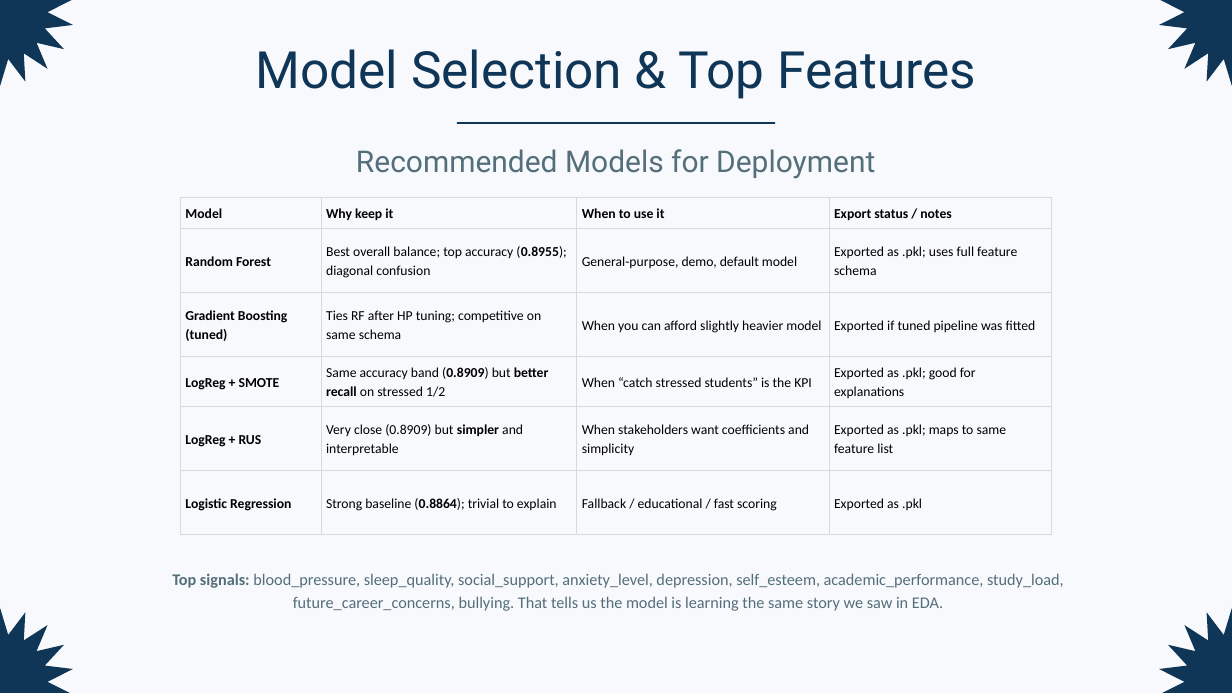
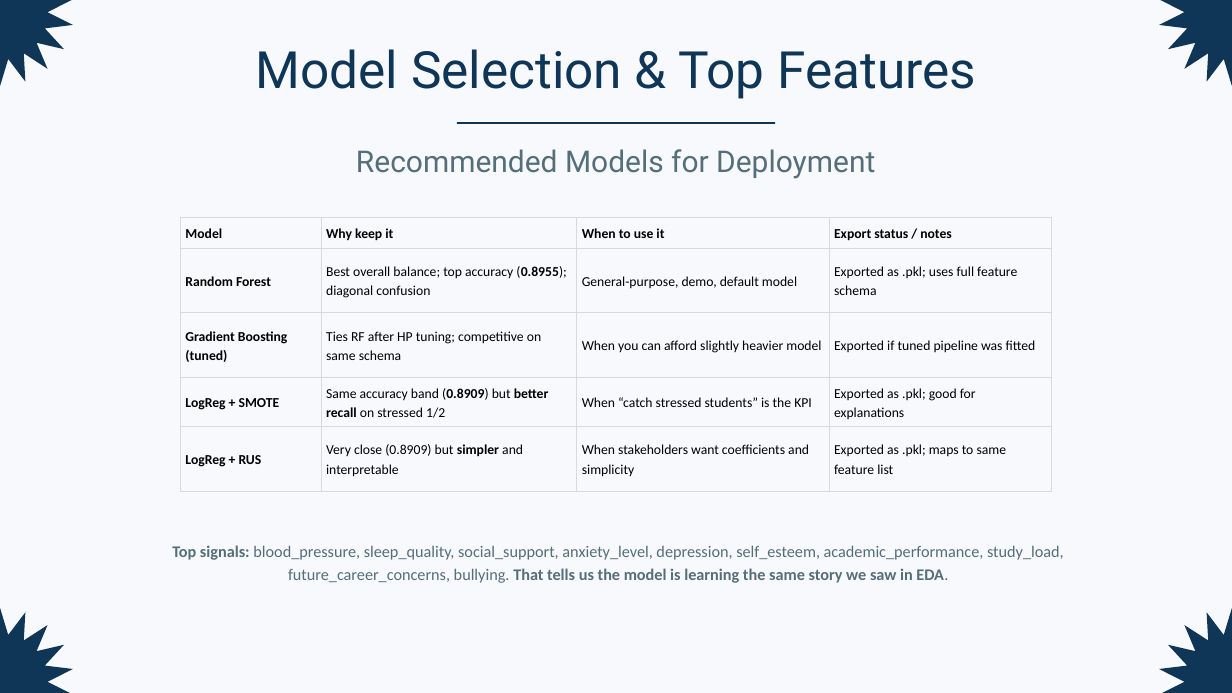
Before and after one commit to luispabloaiello-da/final_project, a slide deck: slide 9 of slides/Presentation - Student Stress Prediction.pptx. Drawn at 1232x693 pixels with LibreOffice and Linux fonts; fonts in the diff are those of the drawing. Boxes give left, top, right and bottom in pixels: in the first picture for what was removed or moved away, otherwise in the second. Text is boxed around its words. In the diff, an @@ line names an element or a change of style, - is before the commit and + after.

```diff
--- a/slides/Presentation - Student Stress Prediction.pptx
+++ b/slides/Presentation - Student Stress Prediction.pptx
@@ table at <box>180,217,1052,491</box> @@
-row 6: Logistic Regression | Strong baseline (0.8864); trivial to explain | Fallback / educational / fast scoring | Exported as .pkl
@@ table: place and size @@
-table at <box>180,197,1052,535</box>
+table at <box>180,217,1052,491</box>
@@ text "Top signals: blood_pressure, sleep_quality, social_support, ...": place and size @@
-text "Top signals: blood_pressure, sleep_quality, social_support, ..." at <box>172,573,1064,611</box>
+text "Top signals: blood_pressure, sleep_quality, social_support, ..." at <box>172,545,1064,583</box>
@@ text "Top signals: blood_pressure, sleep_quality, social_support, ..." at <box>172,545,1064,583</box>: bold on in "That tells us the model is learning ..." @@
```
Also in this commit, not shown: 4 other slides changed, 1 other file.
